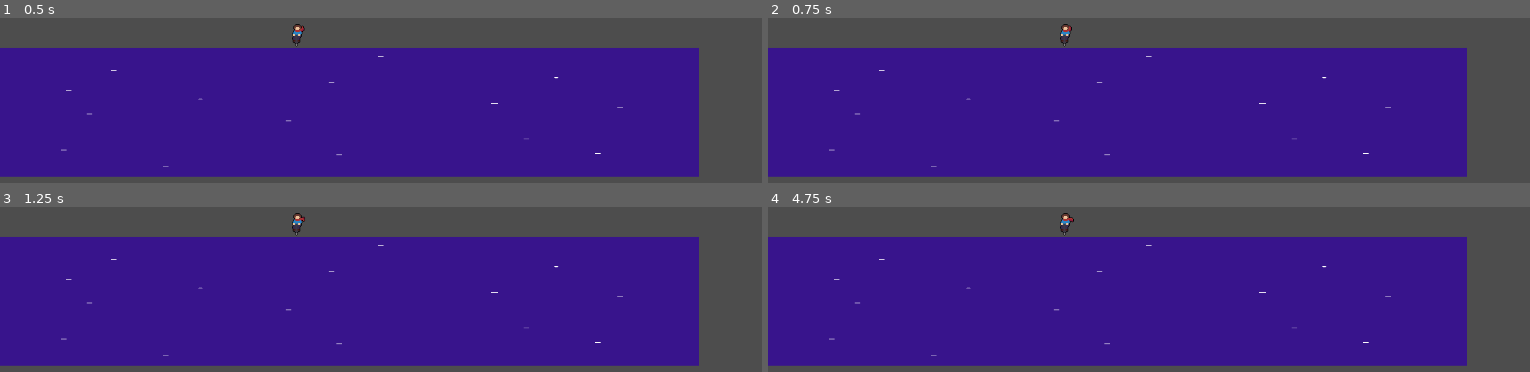
Above: before the commit, frames 1-4 (two rows, left to right).
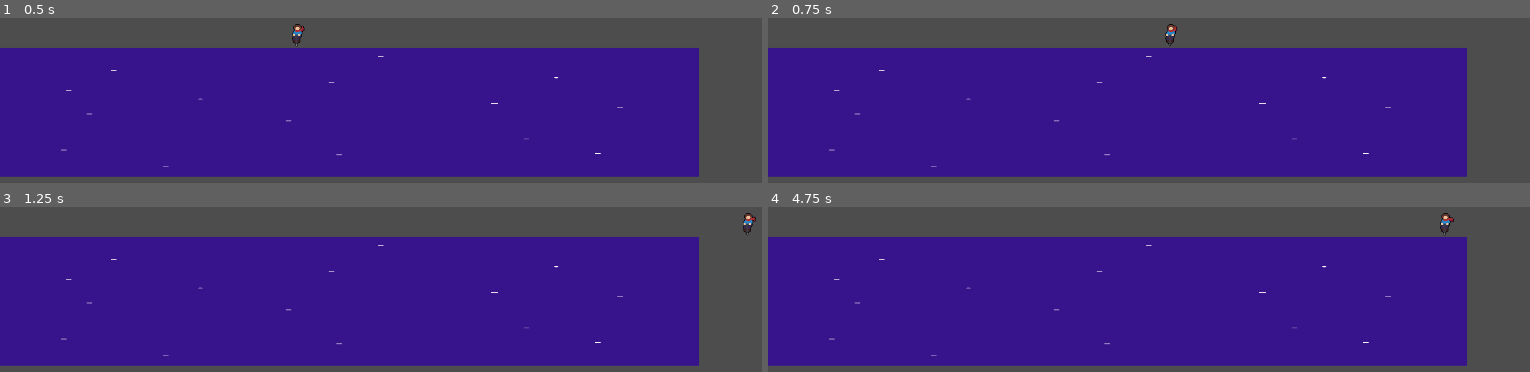
Above: after the commit, the same moments.

Repository: JMQ0598/Pogo-Game-Godot
Game: Godot game, scene res://Assets/Scenes/JumpDemo.tscn
The game is run twice, just before and just after one commit, with the same random seed, the same clock (stepped at 60 frames per second) and the same inputs. This scene is started directly instead of the project's main scene.
Inputs:
- Up to frame 1 (0.5 s): no input
- Up to frame 2 (0.75 s): tap Enter at 0.5 s; hold D (walk_right) from 0.53 s (still down)
- Up to frame 3 (1.25 s): keep holding D (walk_right)
- Up to frame 4 (4.75 s): release D (walk_right) at 1.28 s; hold S (walk_down) 1.28-2.03 s; tap Space at 2, 3.5 s; hold D (walk_right) 2.03-2.78 s; tap Enter at 2.75, 4.25 s; hold W (walk_up) 2.78-3.53 s; hold A (walk_left) from 3.53 s (still down)

Frame 1 is identical in both runs. In frame 2, 0.3% of the frame differs, in the area x 38-54%, y 3-18%; in frame 3, 0.3%; in frame 4, 0.3%, in the area x 38-91%, y 3-18%.

Commit message:
Completed left-right movement

Diff:
--- a/pogo-game/Assets/Scenes/pogo_girl.tscn
+++ b/pogo-game/Assets/Scenes/pogo_girl.tscn
@@ -140,8 +140,8 @@
 [sub_resource type="RectangleShape2D" id="RectangleShape2D_5unk0"]
 size = Vector2(11, 2)
 
-[node name="PogoGirl" type="Node2D"]
-position = Vector2(-1, 0)
+[node name="PogoGirl" type="CharacterBody2D"]
+position = Vector2(211, 137)
 script = ExtResource("1_5unk0")
 
 [node name="AnimatedSprite2D" type="AnimatedSprite2D" parent="."]
@@ -150,9 +150,7 @@
 animation = &"bounce"
 frame_progress = 0.6637431
 
-[node name="CharacterBody2D" type="CharacterBody2D" parent="."]
+[node name="CollisionShape2D" type="CollisionShape2D" parent="."]
 visible = false
-
-[node name="CollisionShape2D" type="CollisionShape2D" parent="CharacterBody2D"]
 position = Vector2(-3.5, 15)
 shape = SubResource("RectangleShape2D_5unk0")
--- a/pogo-game/Assets/Scripts/pogo_girl.gd
+++ b/pogo-game/Assets/Scripts/pogo_girl.gd
@@ -1,4 +1,4 @@
-extends Node2D
+extends CharacterBody2D
 
 
 
@@ -21,8 +21,9 @@
 
 func _physics_process(delta: float) -> void:
 ##	if isMidair:
-		var dir = Input.get_axis('walk_left','walk_right')
-		if dir != 0:
-			$CharacterBody2D.velocity.x = lerp($CharacterBody2D.velocity.x, dir * speed, acceleration)
-		else:
-			$CharacterBody2D.velocity.x = lerp($CharacterBody2D.velocity.x, 0.0, friction)
+	var dir = Input.get_axis('walk_left','walk_right')
+	if dir != 0:
+		velocity.x = lerp(velocity.x, dir * speed, acceleration)
+	else:
+		velocity.x = lerp(velocity.x, 0.0, friction)
+	move_and_slide()
